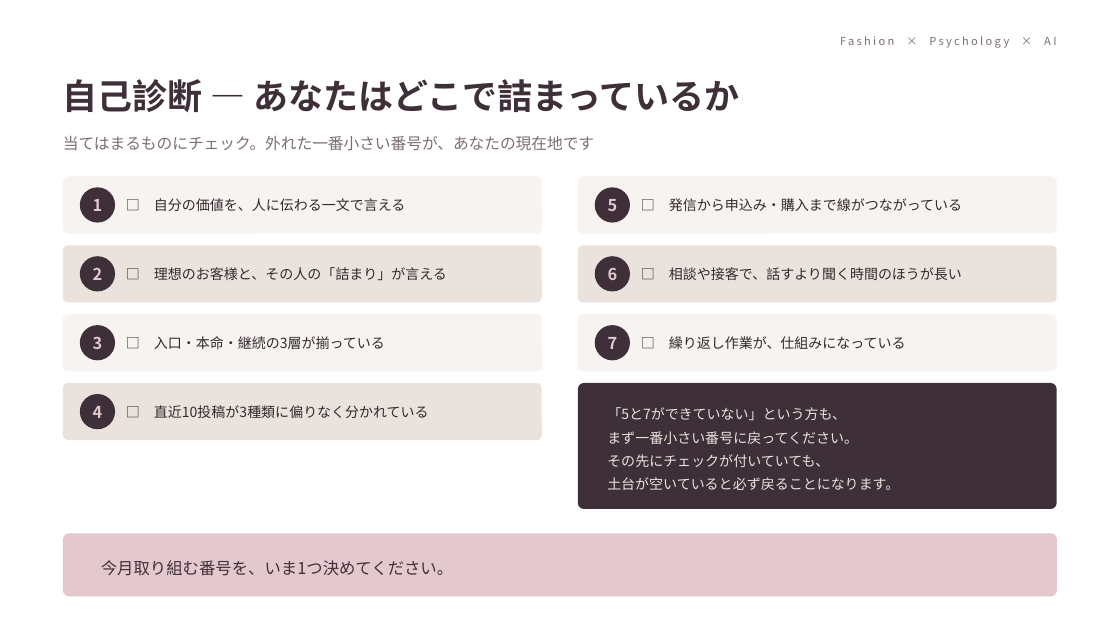
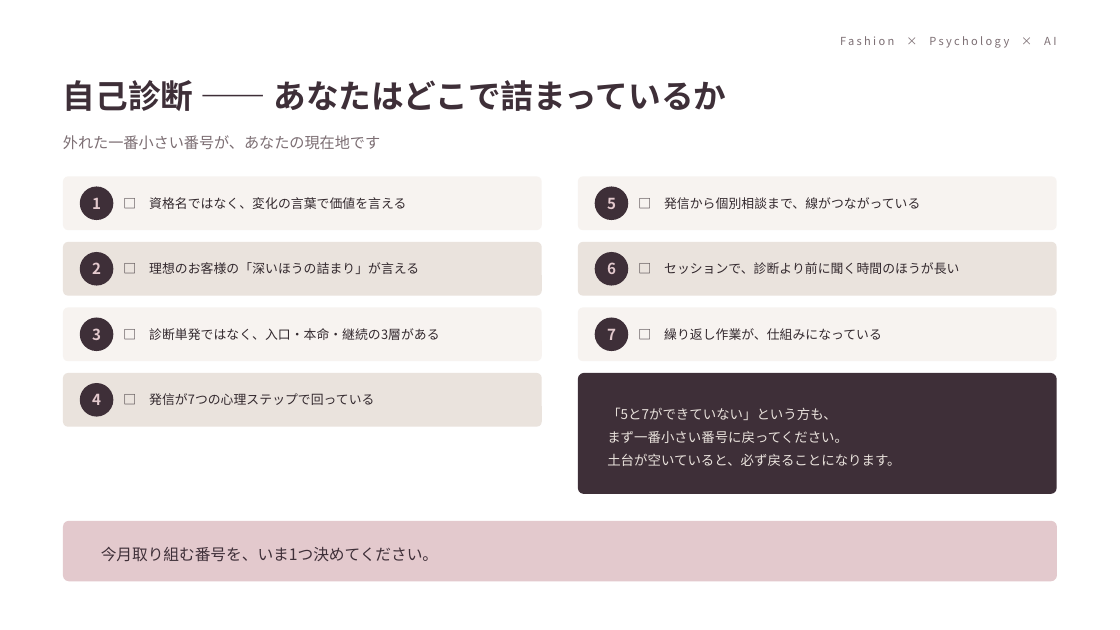
Before and after one commit to fashio17/potential-lamp, a slide deck: slide 19 of fashion-7steps/ファッション起業7つのステップ.pptx (slide 18 before the commit). Drawn at 1120x630 pixels with LibreOffice and Linux fonts; fonts in the diff are those of the drawing. Boxes give left, top, right and bottom in pixels: in the first picture for what was removed or moved away, otherwise in the second. Text is boxed around its words. In the diff, an @@ line names an element or a change of style, - is before the commit and + after.

```diff
--- a/fashion-7steps/ファッション起業7つのステップ.pptx
+++ b/fashion-7steps/ファッション起業7つのステップ.pptx
@@ text at <box>63,80,727,111</box>: text changed; size 30 to 28 pt @@
-自己診断 ― あなたはどこで詰まっているか
+自己診断 ―― あなたはどこで詰まっているか
@@ text at <box>63,135,380,149</box>: text changed; size 13.5 to 13 pt @@
-当てはまるものにチェック。外れた一番小さい番号が、あなたの現在地です
+外れた一番小さい番号が、あなたの現在地です
@@ rounded rectangle: place and size @@
-rounded rectangle at <box>63,176,542,234</box>
+rounded rectangle at <box>63,176,542,230</box>
@@ rounded rectangle: place and size @@
-rounded rectangle at <box>578,176,1057,234</box>
+rounded rectangle at <box>578,176,1057,230</box>
@@ text at <box>149,197,406,209</box>: text changed; size 12 to 11 pt @@
-□ 自分の価値を、人に伝わる一文で言える
+□ 資格名ではなく、変化の言葉で価値を言える
@@ text at <box>664,197,920,209</box>: text changed; size 12 to 11 pt @@
-□ 発信から申込み・購入まで線がつながっている
+□ 発信から個別相談まで、線がつながっている
@@ text at <box>149,262,419,274</box>: text changed; size 12 to 11 pt @@
-□ 理想のお客様と、その人の「詰まり」が言える
+□ 理想のお客様の「深いほうの詰まり」が言える
@@ text at <box>664,262,959,274</box>: text changed; size 12 to 11 pt @@
-□ 相談や接客で、話すより聞く時間のほうが長い
+□ セッションで、診断より前に聞く時間のほうが長い
@@ rounded rectangle: place and size @@
-rounded rectangle at <box>63,314,542,371</box>
+rounded rectangle at <box>63,308,542,361</box>
@@ 4 ellipses, 2 texts, 2 rounded rectangles: place and size @@
-4 ellipses, 2 texts, 2 rounded rectangles at <box>63,245,1057,360</box>
+4 ellipses, 2 texts, 2 rounded rectangles at <box>63,242,1057,351</box>
@@ text at <box>149,328,439,340</box>: text changed; size 12 to 11 pt @@
-□ 入口・本命・継続の3層が揃っている
+□ 診断単発ではなく、入口・本命・継続の3層がある
@@ rounded rectangle: place and size @@
-rounded rectangle at <box>578,314,1057,371</box>
+rounded rectangle at <box>578,308,1057,361</box>
@@ text "□ 繰り返し作業が、仕組みになっている" at <box>664,328,882,340</box>: size 12 to 11 pt @@
@@ size 14 to 13 pt in 7 elements at <box>92,198,101,209</box>, <box>607,198,616,209</box>, <box>92,262,101,274</box>, <box>607,262,616,274</box>, <box>92,328,101,340</box>, <box>607,329,616,340</box>, <box>92,394,101,405</box> @@
@@ 1 text, 1 rounded rectangle, 1 ellipse: place and size @@
-1 text, 1 rounded rectangle, 1 ellipse at <box>63,383,542,440</box>
+1 text, 1 rounded rectangle, 1 ellipse at <box>63,373,542,427</box>
@@ rounded rectangle: place and size @@
-rounded rectangle at <box>578,383,1057,509</box>
+rounded rectangle at <box>578,373,1057,494</box>
@@ text at <box>149,393,374,405</box>: text changed; size 12 to 11 pt @@
-□ 直近10投稿が3種類に偏りなく分かれている
+□ 発信が7つの心理ステップで回っている
@@ text at <box>607,407,848,443</box>: size 12 to 11.5 pt in "「5と7ができていない」という方も、", "まず一番小さい番号に戻ってください。" @@
@@ text at <box>607,454,900,466</box>: text changed; size 12 to 11.5 pt @@
-その先にチェックが付いていても、
-土台が空いていると必ず戻ることになります。
+土台が空いていると、必ず戻ることになります。
@@ rounded rectangle: place and size @@
-rounded rectangle at <box>63,534,1057,597</box>
+rounded rectangle at <box>63,521,1057,581</box>
@@ proportions changed in 9 elements at <box>63,176,542,230</box>, <box>578,176,1057,230</box>, <box>63,242,542,296</box>, <box>578,242,1057,296</box>, <box>63,308,542,361</box>, <box>578,308,1057,361</box>, <box>63,373,542,427</box>, <box>578,373,1057,494</box>, <box>63,521,1057,581</box> @@
@@ text "今月取り組む番号を、いま1つ決めてください。": place and size @@
-text "今月取り組む番号を、いま1つ決めてください。" at <box>101,560,453,576</box>
+text "今月取り組む番号を、いま1つ決めてください。" at <box>101,547,438,561</box>
@@ text "今月取り組む番号を、いま1つ決めてください。" at <box>101,547,438,561</box>: size 14 to 13.5 pt; line spacing 22pt to 21pt @@
```
Also in this commit, not shown: 15 other slides changed, 6 slides added, 6 slides removed, 4 other files.
